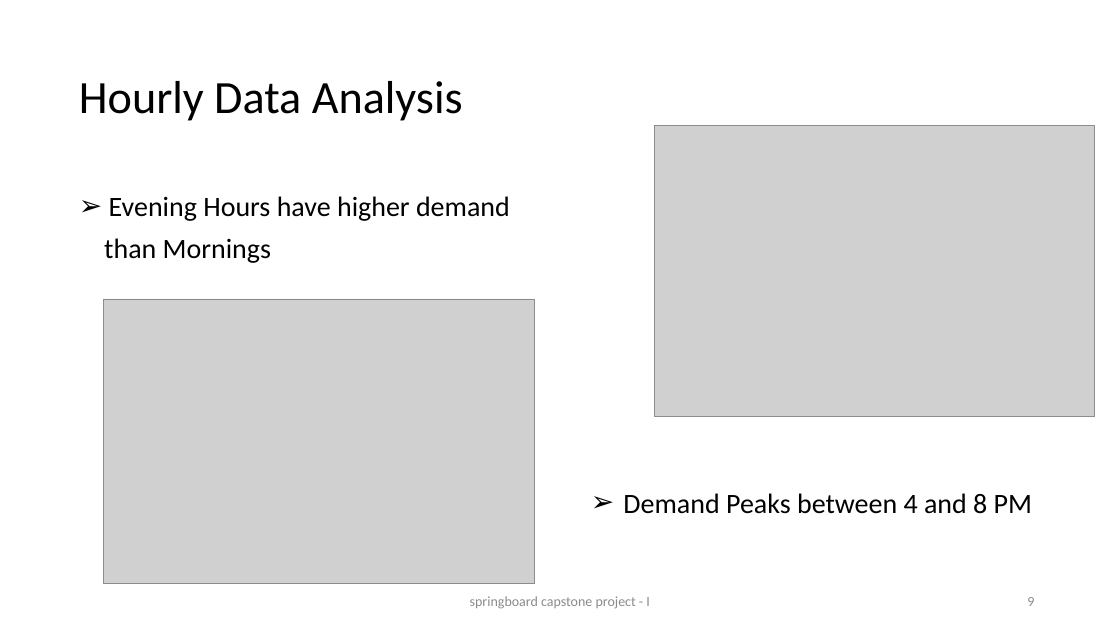
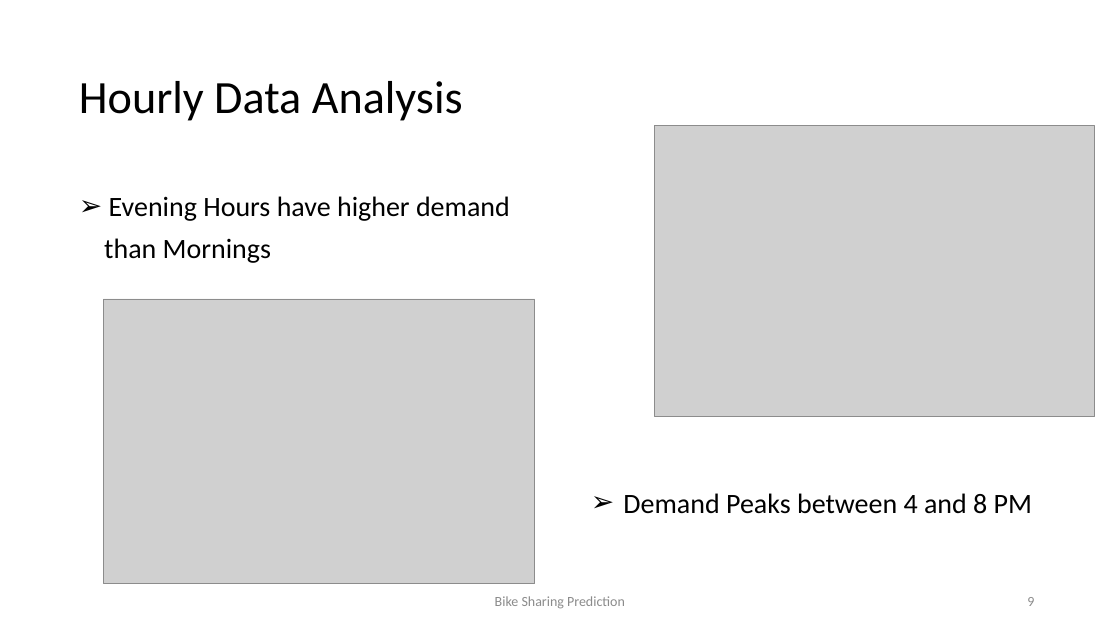
Before and after one commit to samudassir/bikesharingdemand, a slide deck: slide 9 of project_report/project_presentation_I.pptx. Drawn at 1120x630 pixels with LibreOffice and Linux fonts; fonts in the diff are those of the drawing; grey boxes stand for pictures. Boxes give left, top, right and bottom in pixels: in the first picture for what was removed or moved away, otherwise in the second. Text is boxed around its words. In the diff, an @@ line names an element or a change of style, - is before the commit and + after.

```diff
--- a/project_report/project_presentation_I.pptx
+++ b/project_report/project_presentation_I.pptx
@@ text at <box>495,596,625,609</box>: text changed @@
-springboard capstone project - I
+Bike Sharing Prediction
```
Also in this commit, not shown: 15 other slides changed, 19 other files.
